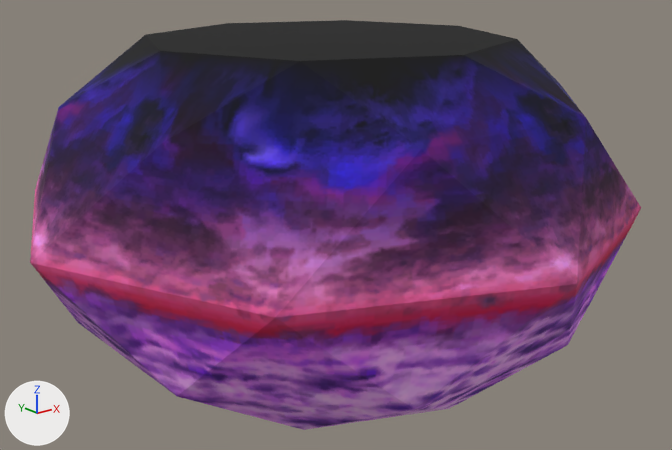
Two versions of the glTF model site/public/sm64ds/models/vr11.glb, one commit apart.
Before and after are seen from a 50 mm camera at (-107375.0, -136737.0, 48938.0) aimed at (275.0, -2175.0, -4887.0). The axes (+X, +Y, +Z) are drawn at lower left. The lights are the same throughout. The first picture is the older version.

In view in the first picture: 'vr11'.
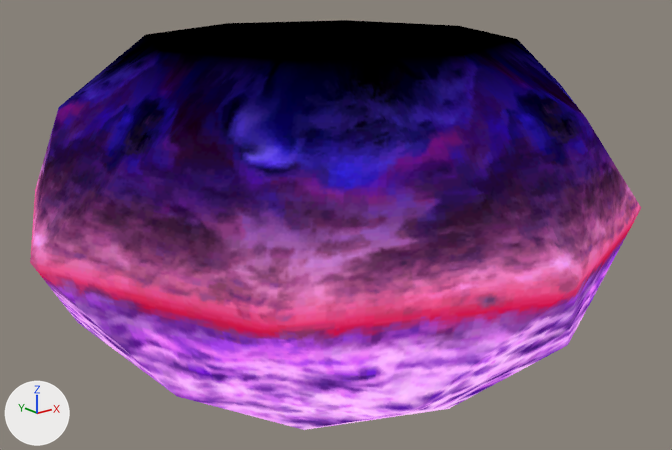
Location of each change, (x1, y1, x2, y2) in pixels of the pictures (672 x 450 px):
'vr11', recoloured: (30, 20, 641, 430) in both

The change, as a list of edits to the scene's bpy script:
```text
Change mat_lambert2:
    remove # nodes: BsdfPrincipled, CombineXYZ, Math, Mix, OutputMaterial, SeparateXYZ, TexImage, UVMap, VertexColor
    nodes: BsdfTransparent, CombineXYZ, Emission, LightPath, Math, Mix, MixShader, OutputMaterial, SeparateXYZ, TexImage, UVMap, VertexColor
```
